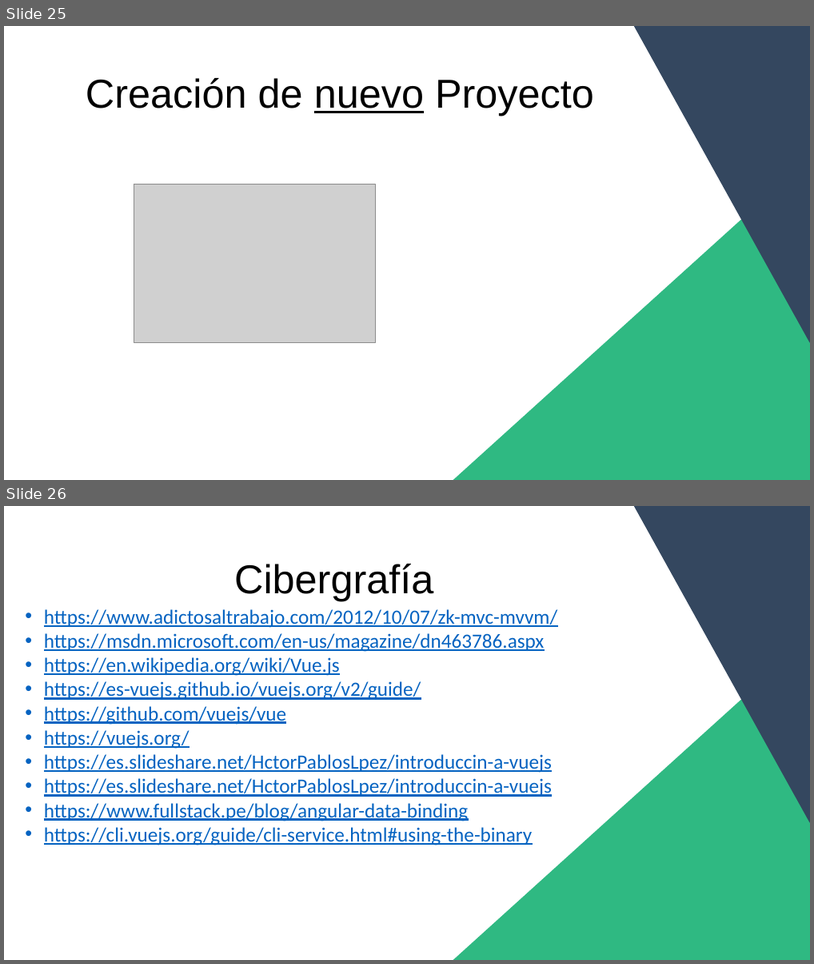
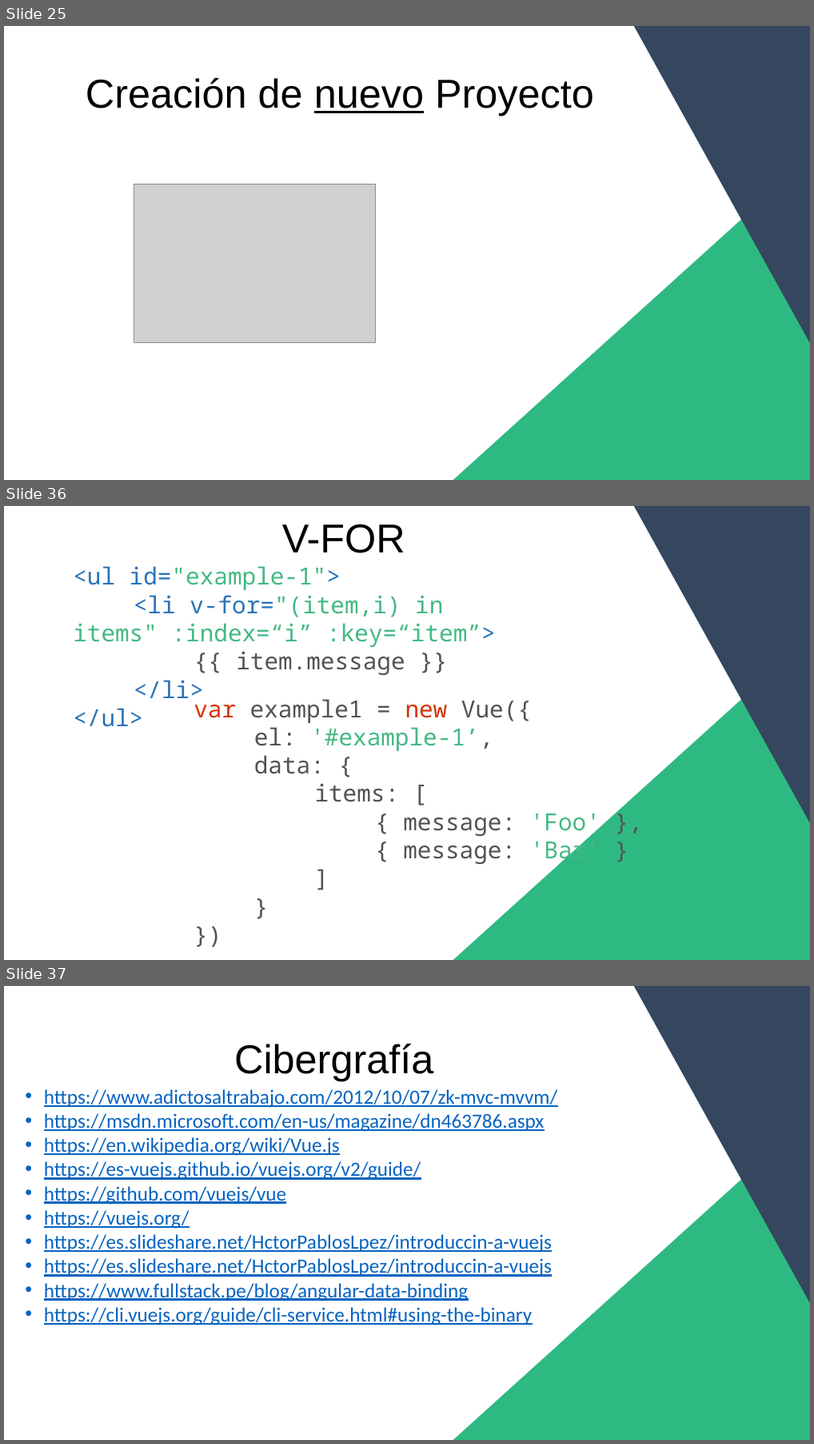
Before and after one commit to jairGomezRod/CursoVueITCancun, a slide deck: PresentaciónVue.pptx. Shown one above the other, each under a label of ours: slides 25 and 26 before the commit, slides 25, 36 and 37 after it; the slides between them are not shown. The pictures are 814x964 and 814x1444 pixels, drawn with LibreOffice and Linux fonts; fonts in the diff are those of the drawing; grey boxes stand for pictures. Boxes give left, top, right and bottom in pixels: in the first picture for what was removed or moved away, otherwise in the second. Text is boxed around its words. In the diff, an @@ line names an element or a change of style, - is before the commit and + after.

```diff
--- a/PresentaciónVue.pptx
+++ b/PresentaciónVue.pptx
@@ slide 36 added at [4, 506, 810, 960], background #FFFFFF @@
@@ text added at [282, 524, 406, 553], 48 pt, text #000000 @@
+V-FOR
@@ triangle added at [635, 506, 810, 822], fill #34475F, outline #34475F 1 pt @@
@@ text added at [73, 566, 496, 698], 28 pt, text #42B983 @@
+<ul id="example-1">
+<li v-for="(item,i) in items" :index=“i” :key=“item”>
+{{ item.message }}
+</li>
+</ul>
@@ triangle added at [454, 638, 810, 960], fill #2FB982, outline #2FB982 1 pt @@
@@ text added at [194, 699, 601, 864], 28 pt, text #525252 @@
+var example1 = new Vue({
+el: '#example-1’,
+data: {
+items: [
+{ message: 'Foo' },
+{ message: 'Bar’ }
+]
+}
+})
@@ what was slide 26 is now slide 37 @@
```
Also in this commit, not shown: 10 other slides added, 1 other file.
